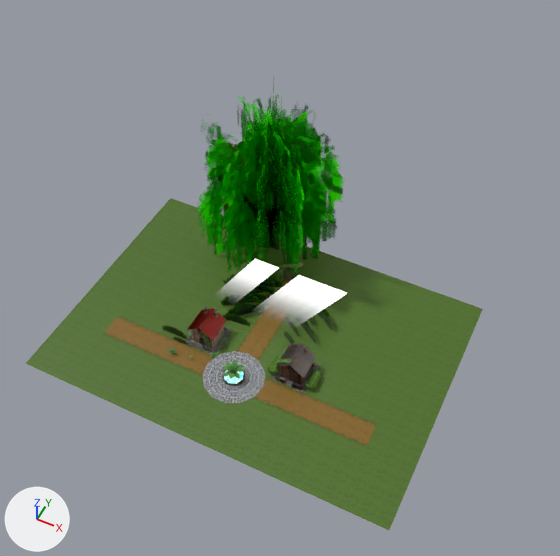
The Blender file GoldTeamProjMain/Assets/Test/Blender/Town2.blend: old version first, new version second.
Both versions are drawn from a 50 mm camera at (162.0, -254.0, 435.0) aimed at (9.0, 51.0, 53.0). Arrows for +X, +Y and +Z are at lower left; the lights stay in place.

Objects in the first picture: 'CenterPath', 'Dirt paths', 'Grass', 'Metal House', 'Plane', 'Plane.001', 'Plane.004', 'Wood House'.
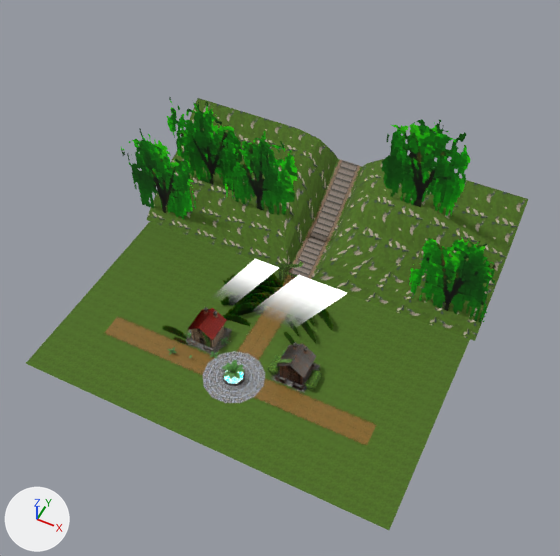
Where the change shows, as pixel boxes (x1, y1, x2, y2) in the pictures (560 x 556 px):
'Hill', added: after (147, 98, 528, 341)
'Plane.004', no longer drawn (green): before (197, 86, 344, 279)
'Tree_Willow.001', added: after (381, 119, 471, 216)
'Tree_Willow.004', added: after (409, 237, 496, 323)
'Tree_Willow', added: after (222, 131, 297, 215)
'Tree_Willow.003', added: after (167, 97, 242, 191)
'Tree_Willow.002', added: after (121, 128, 196, 220)
'Path_Wood', added: after (289, 160, 362, 279)

What changed in the scene script:
```text
Add mat_tree_willow:
    mat_tree_willow = bpy.data.materials.new('Tree_Willow')
    # uses the picture img_treesheet_png_001
Add mat_grass_rocks:
    mat_grass_rocks = bpy.data.materials.new('Grass_Rocks')
    # uses the picture img_hillside_png
Change me_plane_027:
    used by ob_plane_004; location = (-33.0, 119.0, 0.5); rotation_euler = (1.571, 0.0, 6.283), in degrees (90, 0, 360); scale = (1.85, 1.85, 1.85)
    remove me_plane_027.from_pydata(...)  # 20 vertices, 5 faces; spans x -40.2..40.2, y -1.0..79.4, z -38.2..38.2
    remove me_plane_027.materials.append(mat_treebake_002)  # picture img_treesheet_png_001
    add me_plane_027.from_pydata(...)  # 0 vertices, 0 faces; spans empty
    me_plane_027 part 1: the whole mesh is rebuilt
    add me_plane_027.materials.append(mat_tree_willow)
Add ob_tree_willow_004:
    ob_tree_willow_004 = bpy.data.objects.new('Tree_Willow.004', me_plane_011)  # 4 vertices, 1 face; spans x -40.2..40.2, y 0.0, z -1.0..79.4
    ob_tree_willow_004.location = (110.4, 111.9, 9.2)
    ob_tree_willow_004.scale = (1.06, 1.06, 1.06)
Add ob_tree_willow_003:
    ob_tree_willow_003 = bpy.data.objects.new('Tree_Willow.003', me_plane_010)  # 4 vertices, 1 face; spans x -40.2..40.2, y 0.0, z -1.0..79.4
    ob_tree_willow_003.location = (-93.1, 138.0, 26.6)
    ob_tree_willow_003.scale = (1.06, 1.06, 1.06)
Add ob_tree_willow_002:
    ob_tree_willow_002 = bpy.data.objects.new('Tree_Willow.002', me_plane_007)  # 4 vertices, 1 face; spans x -40.2..40.2, y 0.0, z -1.0..79.4
    ob_tree_willow_002.location = (-121.3, 109.5, 7.0)
    ob_tree_willow_002.scale = (1.06, 1.06, 1.06)
Add ob_tree_willow_001:
    ob_tree_willow_001 = bpy.data.objects.new('Tree_Willow.001', me_plane_006)  # 4 vertices, 1 face; spans x -40.2..40.2, y 0.0, z -1.0..79.4
    ob_tree_willow_001.location = (67.0, 156.4, 53.8)
    ob_tree_willow_001.scale = (1.06, 1.06, 1.06)
Add ob_tree_willow:
    ob_tree_willow = bpy.data.objects.new('Tree_Willow', me_plane_004)  # 4 vertices, 1 face; spans x -40.2..40.2, y 0.0, z -1.0..79.4
    ob_tree_willow.location = (-47.8, 128.5, 27.1)
    ob_tree_willow.scale = (1.06, 1.06, 1.06)
Add ob_path_wood:
    ob_path_wood = bpy.data.objects.new('Path_Wood', me_plane_013)  # 9 vertices, 4 faces; spans x -10.4..10.4, y -21.2..69.0, z 0.0..42.8; in mat_wood_path (picture img_wood_path_png)
    ob_path_wood.location = (0.0, 123.1, 0.2)
Add ob_hill:
    ob_hill = bpy.data.objects.new('Hill', me_plane_012)  # 48 vertices, 34 faces; spans x -136.0..136.0, y -21.0..69.0, z 0.0..60.0
    ob_hill.location = (0.0, 123.1, 0.0)
```
